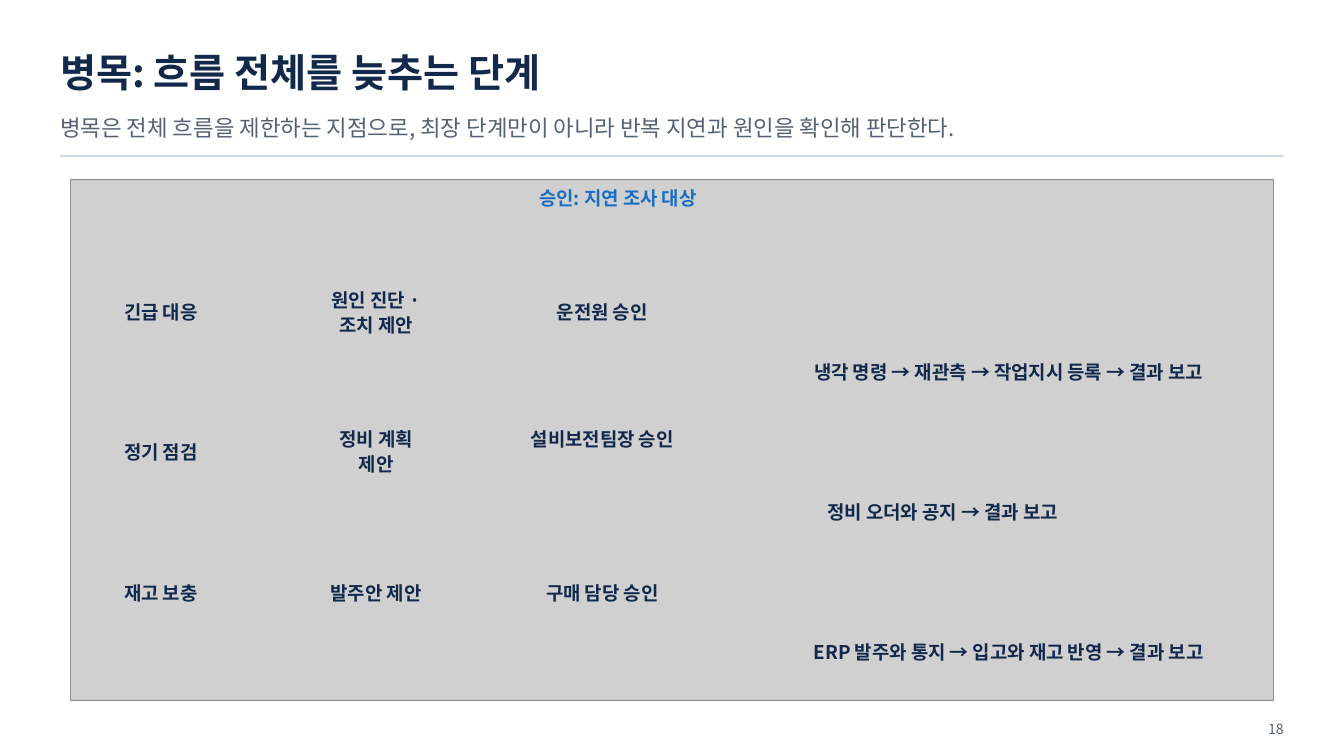
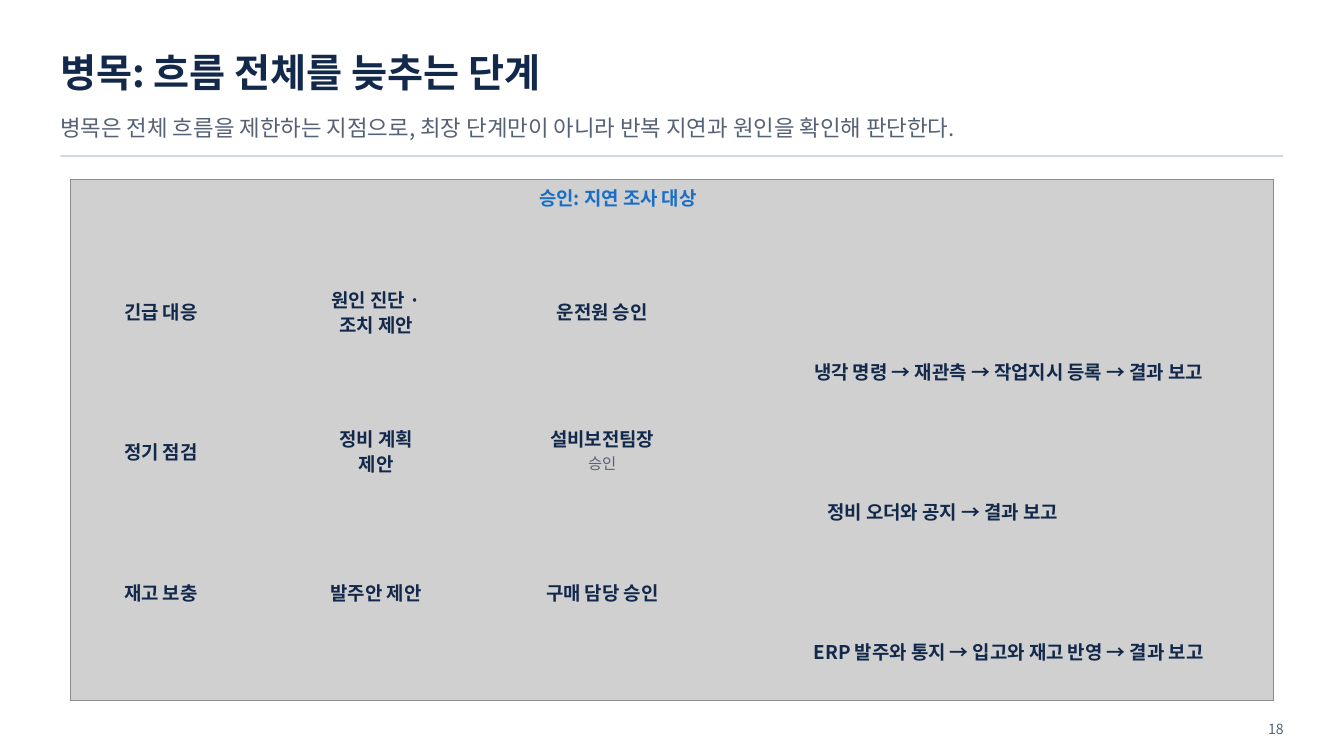
Before and after one commit to uengine-oss/hyd-iot-edu, a slide deck: slide 18 of 산출물/통합반/이론/10회차/통합반_10일차.pptx. Drawn at 1344x756 pixels with LibreOffice and Linux fonts; fonts in the diff are those of the drawing; grey boxes stand for pictures. Boxes give left, top, right and bottom in pixels: in the first picture for what was removed or moved away, otherwise in the second. Text is boxed around its words. In the diff, an @@ line names an element or a change of style, - is before the commit and + after.

```diff
--- a/산출물/통합반/이론/10회차/통합반_10일차.pptx
+++ b/산출물/통합반/이론/10회차/통합반_10일차.pptx
@@ text at (x1=550, y1=430, x2=654, y2=470): text changed @@
-설비보전팀장 승인
+설비보전팀장
+승인
```
Also in this commit, not shown: 2 other slides changed, 17 other files.
